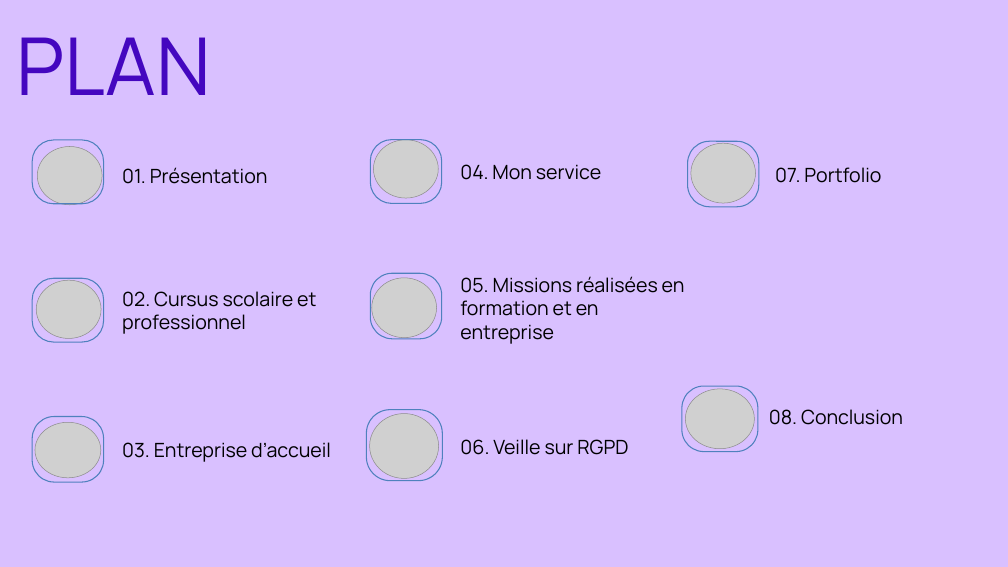
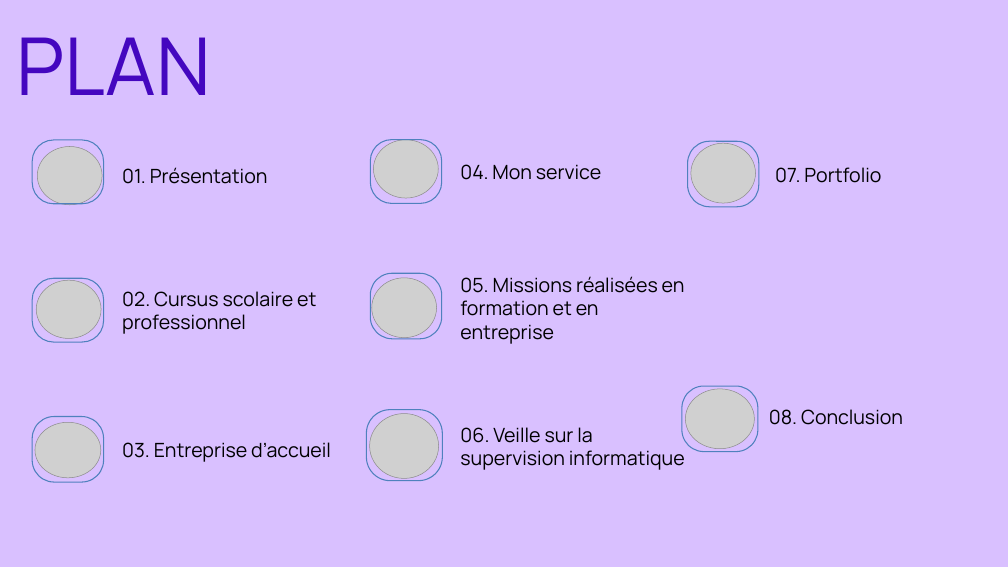
Before and after one commit to adamopendel/portfolio, a slide deck: slide 2 of Parcours_de_professionnalisation_E5_diapo.pptx. Drawn at 1008x567 pixels with LibreOffice and Linux fonts; fonts in the diff are those of the drawing; grey boxes stand for pictures. Boxes give left, top, right and bottom in pixels: in the first picture for what was removed or moved away, otherwise in the second. Text is boxed around its words. In the diff, an @@ line names an element or a change of style, - is before the commit and + after.

```diff
--- a/Parcours_de_professionnalisation_E5_diapo.pptx
+++ b/Parcours_de_professionnalisation_E5_diapo.pptx
@@ text at (460,427,685,470): text changed @@
-06. Veille sur RGPD
+06. Veille sur la supervision informatique
```
Also in this commit, not shown: 4 other slides changed, 1 slide added, 1 slide removed, 11 other files.
